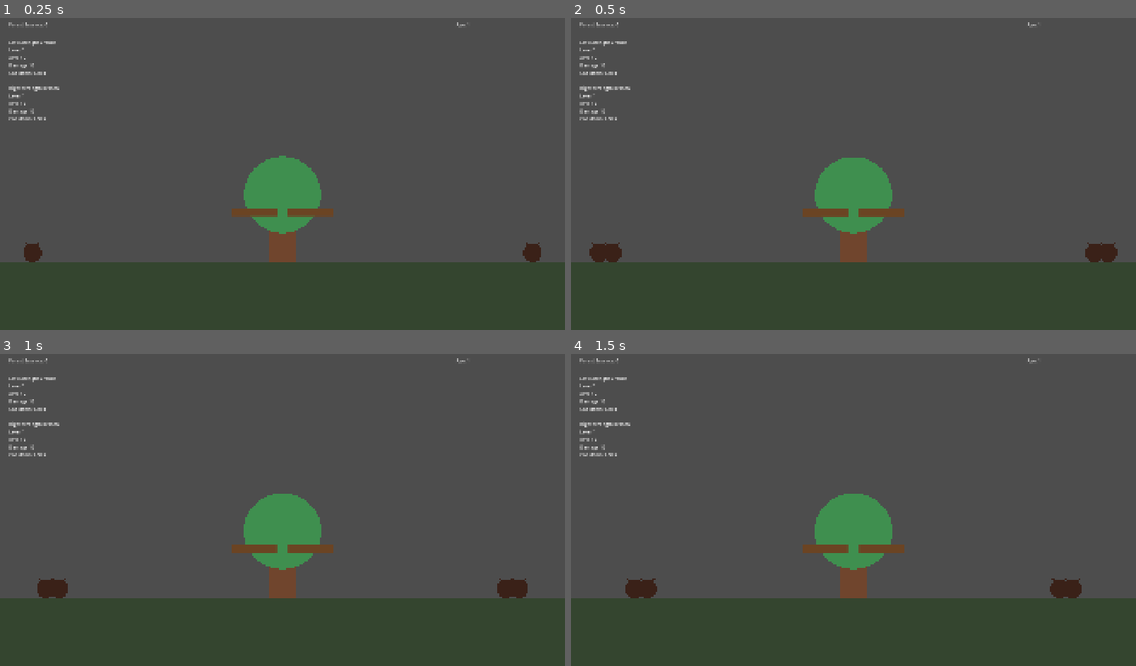
Above: before the commit, frames 1-4 (two rows, left to right).
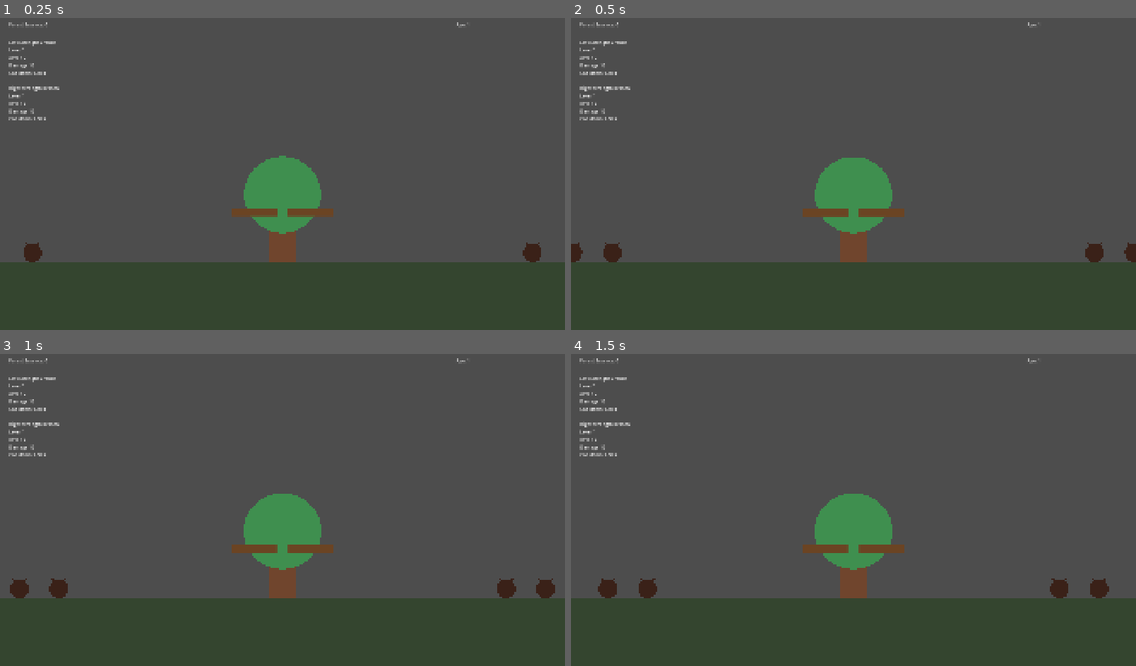
Above: after the commit, the same moments.

Repository: Triggggie/tree-guardian
Game: Godot game, scene res://scenes/main_world.tscn
Two runs of this game, one before a commit and one after it. Both use one fixed random seed, a clock stepped at 60 frames per second and the inputs below. The project has no main scene, so this scene is started directly.
Inputs:
- Up to frame 1 (0.25 s): no input
- Up to frame 2 (0.5 s): no input
- Up to frame 3 (1 s): no input
- Up to frame 4 (1.5 s): no input

Frame 1 is identical in both runs. In frame 2, 0.5% of the frame differs, in the area x 0-100%, y 71-79%; in frame 3, 0.6%; in frame 4, 0.6%, in the area x 4-96%, y 71-79%.

Commit message:
Add spaced enemy spawning

Diff:
--- a/scripts/wave_manager.gd
+++ b/scripts/wave_manager.gd
@@ -10,6 +10,7 @@
 @export var enemies_per_side: int = 2
 @export var time_between_spawns: float = 0.35
 @export var time_between_waves: float = 2.0
+@export var spawn_spacing: float = 90.0
 
 @onready var entities: Node2D = $"../Entities"
 @onready var left_spawn_point: Marker2D = $"../World/LeftSpawnPoint"
@@ -41,8 +42,20 @@
 
 func spawn_wave() -> void:
 	for index in range(enemies_per_side):
-		spawn_enemy(left_spawn_point.global_position)
-		spawn_enemy(right_spawn_point.global_position)
+		var offset: float = index * spawn_spacing
+
+		var left_position: Vector2 = (
+			left_spawn_point.global_position
+			+ Vector2(-offset, 0.0)
+		)
+
+		var right_position: Vector2 = (
+			right_spawn_point.global_position
+			+ Vector2(offset, 0.0)
+		)
+
+		spawn_enemy(left_position)
+		spawn_enemy(right_position)
 
 		if index < enemies_per_side - 1:
 			await get_tree().create_timer(
@@ -51,7 +64,9 @@
 
 
 func spawn_enemy(spawn_position: Vector2) -> void:
-	var enemy: Node2D = BARK_BEETLE_SCENE.instantiate() as Node2D
+	var enemy: Node2D = (
+		BARK_BEETLE_SCENE.instantiate() as Node2D
+	)
 
 	entities.add_child(enemy)
 	enemy.global_position = spawn_position
